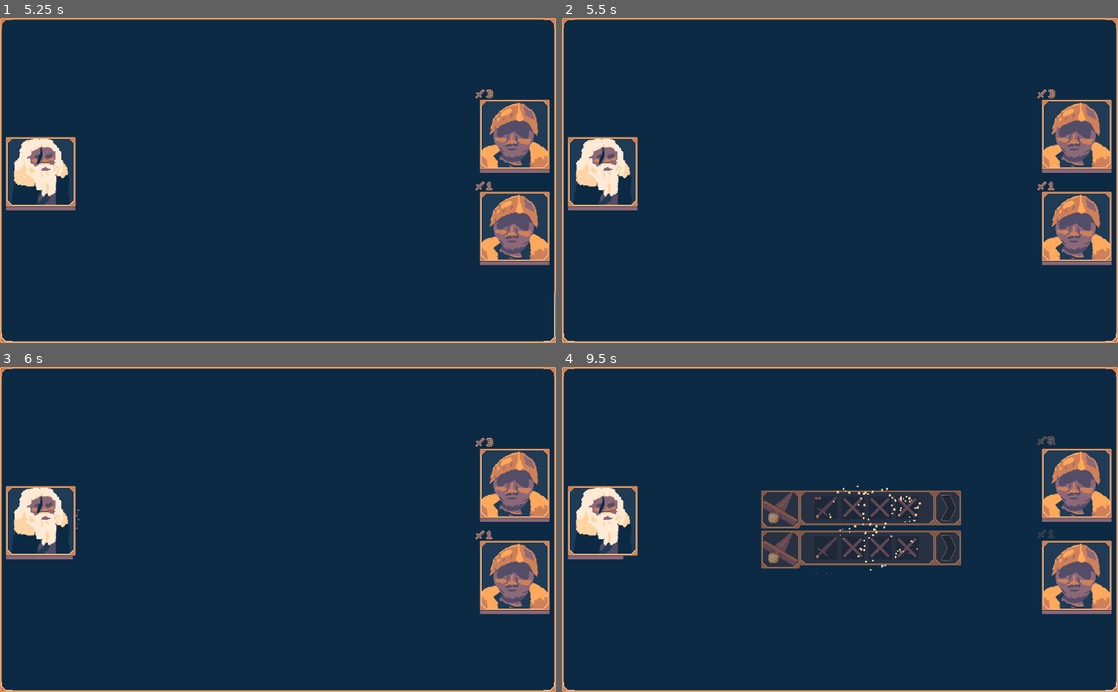
Above: before the commit, frames 1-4 (two rows, left to right).
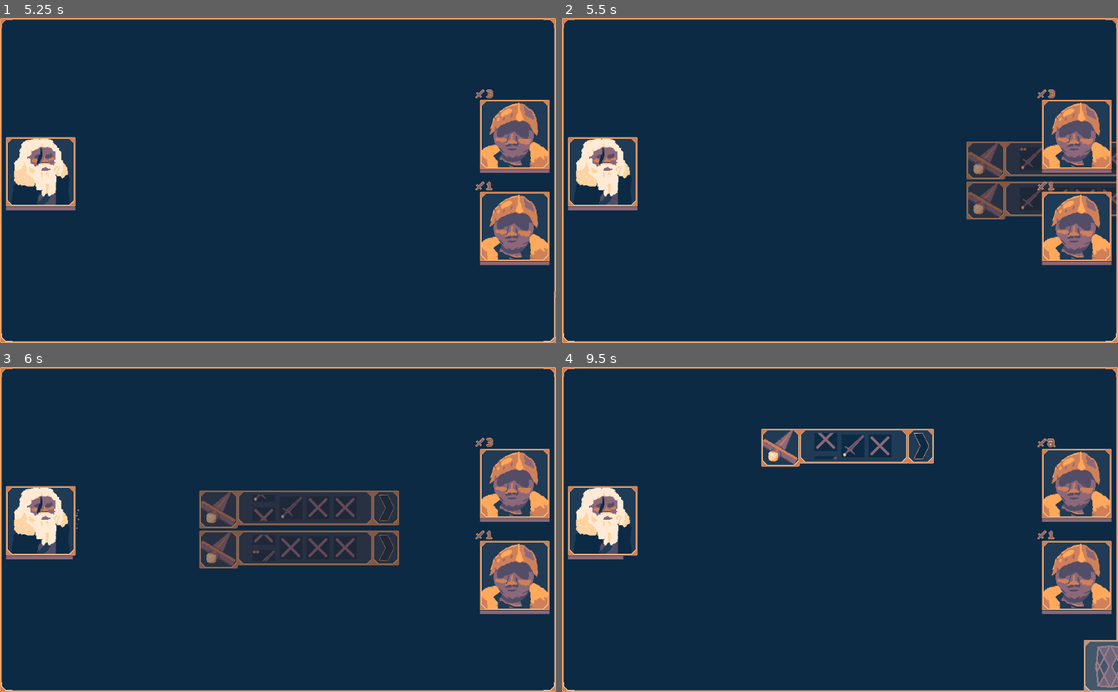
Above: after the commit, the same moments.

Repository: SirDuck145/project-winter-wood
Game: Godot game, scene res://scenes/combat.tscn
Same seed, same stepped clock (60 frames per second), same inputs: the game is played once before the commit and once after it.
Inputs (mouse positions are in pixels of both pictures, inside the frame that each line leads up to):
- Up to frame 1 (5.25 s): hold D (right) 0.53-1.25 s; click (216, 161) at 1.27 s; click (361, 157) at 2.02 s; hold S (down) 2.78-3.53 s; hold D (right) 3.53-4.28 s; hold W (up) 4.28-5 s; click (528, 317) at 5 s
- Up to frame 2 (5.5 s): no input
- Up to frame 3 (6 s): hold A (left) from 5.78 s (still down)
- Up to frame 4 (9.5 s): release A (left) at 7.28 s; hold S (down) 7.28-8.03 s; hold D (right) 8.03-8.78 s; hold W (up) from 8.78 s (still down)

Frame 1 is identical in both runs. In frame 2, 3.1% of the frame differs, in the area x 72-100%, y 38-62%; in frame 3, 6.1%; in frame 4, 8.4%, in the area x 35-100%, y 19-100%.

Commit message:
refactor combat script

Diff:
--- a/scenes/combat.gd
+++ b/scenes/combat.gd
@@ -15,81 +15,40 @@
 var enemy_intentions_locked = 0
 
 func _ready():
-	# Setup the player equipment
+	setup_player()
+	setup_enemies()
+	player_phase_cleanup()
+
+func setup_player():
 	for equipment in player_equipment:
 		var slot_machine = slot_machine_scene.instance()
 		equipment_container.add_child(slot_machine)
 		slot_machine.setup(equipment)
+		slot_machine.connect("attempting_to_acquire_target", self, "handle_targeting")
 
-	# Setup all the player equipment to target
-	for equipment in equipment_container.get_children():
-		equipment.connect("attempting_to_acquire_target", self, "handle_targeting")
-
-	# Register enemies for targeting
+func setup_enemies():
+	# TODO Eventually must fill enemy_container from passed data, just loop for now
 	for enemy in enemy_container.get_children():
-		enemy.connect("targeted", self, "handle_targeted")
+		enemy.connect("targeted", self, "handle_enemy_targeted")
 		enemy.connect("intentions_locked_in", self, "handle_enemy_intentions_locked")
 
-		# Setup the enemy equipment
 		for equipment in enemy.enemy_data.equipment:
-			var slot_machine = slot_machine_scene.instance()
-			enemy_equipment_container.add_child(slot_machine)
-			slot_machine.setup(equipment, true)
-			slot_machine.connect("slot_machine_finished_rolling", enemy, "handle_slot_machine_finished_rolling")
-			enemy.slot_machines.append(slot_machine)
+			create_enemy_slot_machine(equipment, enemy)
 
-	player_phase_cleanup()
-
-func handle_targeting(slot_machine):
-	attacking_slot_machine = slot_machine
-	highlight_targets()
-	disable_slot_machines_with_exceptions([attacking_slot_machine])
-
-func highlight_targets():
-	# Highlight the targets
-	for enemy in enemy_container.get_children():
-		enemy.apply_new_material(highlight_shader_material)
-		enemy.set_targetable(true)
-
-func remove_highlight_from_enemies():
-	# Highlight the targets
-	for enemy in enemy_container.get_children():
-		enemy.remove_material()
-		enemy.set_targetable(false)
-
-func disable_slot_machines_with_exceptions(exceptions):
-	# Disable other options
-	for equipment in equipment_container.get_children():
-		if not equipment in exceptions:
-			equipment.fully_disable()
-
-func enable_slot_machines_with_exceptions(exceptions):
-	# Disable other options
-	for equipment in equipment_container.get_children():
-		if not equipment in exceptions:
-			equipment.fully_enable()
-
-func handle_targeted(target):
-	attacking_slot_machine.execute_on_target(target)
-	attacking_slot_machine = null
-	enable_slot_machines_with_exceptions([])
-	remove_highlight_from_enemies()
-
-func _on_EndTurnButton_pressed():
-	player_phase_cleanup()
 
 func player_phase_begin():
 	equipment_animator.play("heroEquipmentIn")
 	turn_button_animator.play("enter")
 	handle_start_of_player_turn_triggers()
 
+
 func player_phase_cleanup():
-	# Check for end of player turn triggers
 	equipment_animator.play("heroEquipmentOut")
 	turn_button_animator.play("exit")
 	yield(turn_button_animator, "animation_finished")
 	yield(handle_end_of_player_turn_triggers(), "completed")
 	enemy_phase_begin()
+
 
 func enemy_phase_begin():
 	# Check for start of enemy turn triggers
@@ -100,6 +59,7 @@
 	for enemy in enemy_container.get_children():
 		enemy.spin_slot_machines()
 
+
 # This method is called from handle_enemy_intentions_locked
 # once all enemy intentions have been provided
 func enemy_phase_cleanup():
@@ -108,12 +68,6 @@
 	# Check for end of enemy turn triggers
 	player_phase_begin()
 
-func handle_enemy_intentions_locked():
-	enemy_intentions_locked += 1
-
-	if enemy_intentions_locked >= enemy_container.get_child_count():
-		yield(get_tree().create_timer(0.8), "timeout")
-		enemy_phase_cleanup()
 
 func handle_start_of_player_turn_triggers():
 	# Reset all slot machines for the player
@@ -123,15 +77,17 @@
 	# Check all statuses to see if they trigger on player turn start
 	pass
 
+
 func handle_end_of_player_turn_triggers():
-	# Loop through all statuses for player end turn triggers
-	# Trigger all intents for each enemy
+	# TODO: Loop through all statuses for player end turn triggers
+	handle_all_enemy_intentions()
+	yield(get_tree(), "idle_frame")
+
+func handle_all_enemy_intentions():
 	for enemy in enemy_container.get_children():
 		if enemy.intention_statuses.keys().size() > 0:
 			yield(get_tree().create_timer(0.6), "timeout")
 			handle_enemy_intentions(enemy)
-
-	yield(get_tree(), "idle_frame")
 
 
 func handle_enemy_intentions(_enemy):
@@ -146,3 +102,65 @@
 
 	if total_damage > 0:
 		player.take_damage(total_damage)
+
+
+func create_enemy_slot_machine(equipment, enemy):
+	var slot_machine = slot_machine_scene.instance()
+	enemy_equipment_container.add_child(slot_machine)
+	slot_machine.setup(equipment, true)
+	slot_machine.connect("slot_machine_finished_rolling", enemy, "handle_slot_machine_finished_rolling")
+	enemy.slot_machines.append(slot_machine)
+
+
+func highlight_targets():
+	for enemy in enemy_container.get_children():
+		enemy.apply_new_material(highlight_shader_material)
+		enemy.set_targetable(true)
+
+
+func remove_highlight_from_enemies():
+	for enemy in enemy_container.get_children():
+		enemy.remove_material()
+		enemy.set_targetable(false)
+
+
+func disable_slot_machines_with_exceptions(exceptions):
+	for equipment in equipment_container.get_children():
+		if not equipment in exceptions:
+			equipment.fully_disable()
+
+
+func enable_slot_machines_with_exceptions(exceptions):
+	for equipment in equipment_container.get_children():
+		if not equipment in exceptions:
+			equipment.fully_enable()
+
+###################################
+# SIGNAL TRIGGERED METHODS BELOW
+###################################
+
+# Signal from player slot machine
+func handle_targeting(slot_machine):
+	attacking_slot_machine = slot_machine
+	highlight_targets()
+	disable_slot_machines_with_exceptions([attacking_slot_machine])
+
+
+# Signal from an enemy after being targeted with an attack
+func handle_enemy_targeted(target):
+	attacking_slot_machine.execute_on_target(target)
+	attacking_slot_machine = null
+	enable_slot_machines_with_exceptions([])
+	remove_highlight_from_enemies()
+
+
+func handle_enemy_intentions_locked():
+	enemy_intentions_locked += 1
+
+	if enemy_intentions_locked >= enemy_container.get_child_count():
+		yield(get_tree().create_timer(0.8), "timeout")
+		enemy_phase_cleanup()
+
+
+func _on_EndTurnButton_pressed():
+	player_phase_cleanup()
